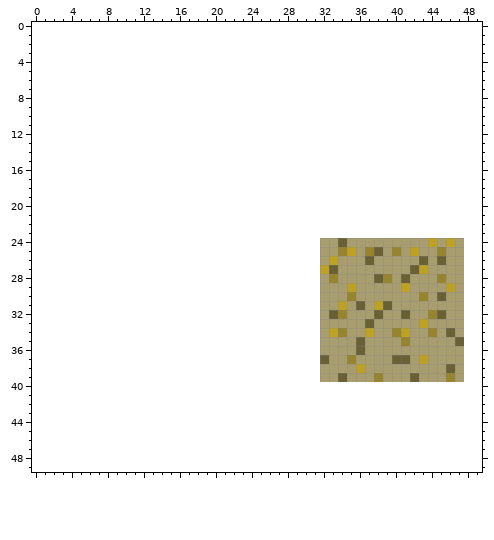
Pixel-art sprite, stored at images/tiles/sand.png. Above: the version before the commit.
The file is 16x16 pixels. The old version is drawn lined up with the new one, on the new canvas.
The same view after the edit:
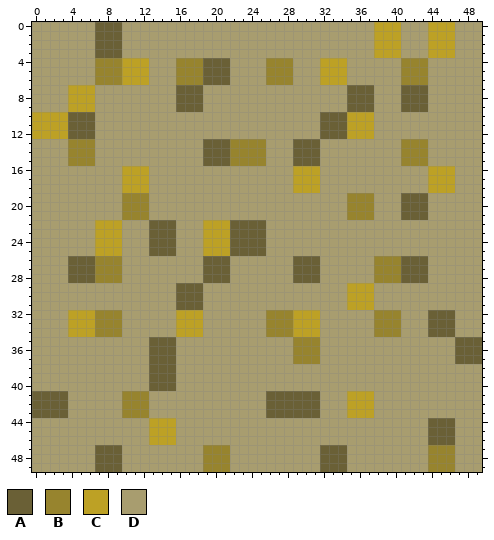
Palette (. is transparent): A #6a6036  B #97842e  C #bda125  D #a89d6f
Edits made:
canvas 16x16 -> 50x50, the old top-left corner now at 32,24
Changed rows in their new state; - is an unchanged pixel.
first column x 0:
 0 DDDDDDDAAADDDDDDDDDDDDDDDDDDDDDDDDDDDDCCCDDDCCCDDD
 1 DDDDDDDAAADDDDDDDDDDDDDDDDDDDDDDDDDDDDCCCDDDCCCDDD
 2 DDDDDDDAAADDDDDDDDDDDDDDDDDDDDDDDDDDDDCCCDDDCCCDDD
 3 DDDDDDDAAADDDDDDDDDDDDDDDDDDDDDDDDDDDDCCCDDDCCCDDD
 4 DDDDDDDBBBCCCDDDBBBAAADDDDBBBDDDCCCDDDDDDBBBDDDDDD
 5 DDDDDDDBBBCCCDDDBBBAAADDDDBBBDDDCCCDDDDDDBBBDDDDDD
 6 DDDDDDDBBBCCCDDDBBBAAADDDDBBBDDDCCCDDDDDDBBBDDDDDD
 7 DDDDCCCDDDDDDDDDAAADDDDDDDDDDDDDDDDAAADDDAAADDDDDD
 8 DDDDCCCDDDDDDDDDAAADDDDDDDDDDDDDDDDAAADDDAAADDDDDD
 9 DDDDCCCDDDDDDDDDAAADDDDDDDDDDDDDDDDAAADDDAAADDDDDD
10 CCCCAAADDDDDDDDDDDDDDDDDDDDDDDDDAAACCCDDDDDDDDDDDD
11 CCCCAAADDDDDDDDDDDDDDDDDDDDDDDDDAAACCCDDDDDDDDDDDD
12 CCCCAAADDDDDDDDDDDDDDDDDDDDDDDDDAAACCCDDDDDDDDDDDD
13 DDDDBBBDDDDDDDDDDDDAAABBBBDDDAAADDDDDDDDDBBBDDDDDD
14 DDDDBBBDDDDDDDDDDDDAAABBBBDDDAAADDDDDDDDDBBBDDDDDD
15 DDDDBBBDDDDDDDDDDDDAAABBBBDDDAAADDDDDDDDDBBBDDDDDD
16 DDDDDDDDDDCCCDDDDDDDDDDDDDDDDCCCDDDDDDDDDDDDCCCDDD
17 DDDDDDDDDDCCCDDDDDDDDDDDDDDDDCCCDDDDDDDDDDDDCCCDDD
18 DDDDDDDDDDCCCDDDDDDDDDDDDDDDDCCCDDDDDDDDDDDDCCCDDD
19 DDDDDDDDDDBBBDDDDDDDDDDDDDDDDDDDDDDBBBDDDAAADDDDDD
20 DDDDDDDDDDBBBDDDDDDDDDDDDDDDDDDDDDDBBBDDDAAADDDDDD
21 DDDDDDDDDDBBBDDDDDDDDDDDDDDDDDDDDDDBBBDDDAAADDDDDD
22 DDDDDDDCCCDDDAAADDDCCCAAAADDDDDDDDDDDDDDDDDDDDDDDD
23 DDDDDDDCCCDDDAAADDDCCCAAAADDDDDDDDDDDDDDDDDDDDDDDD
24 DDDDDDDCCCDDDAAADDDCCCAAAADDDDDD--D---------D-D-DD
25 DDDDDDDCCCDDDAAADDDCCCAAAADDDDDD--DD-DD-D-D--D--DD
26 DDDDAAABBBDDDDDDDDDAAADDDDDDDAAA-D---DBBBAA--D--DD
27 DDDDAAABBBDDDDDDDDDAAADDDDDDDAAADD----BBBA-A----DD
28 DDDDAAABBBDDDDDDDDDAAADDDDDDDAAA-D----B-B-AA-D--DD
29 DDDDDDDDDDDDDDDDAAADDDDDDDDDDDDD----CC---D----D-DD
30 DDDDDDDDDDDDDDDDAAADDDDDDDDDDDDD---CCC-----D-D--DD
31 DDDDDDDDDDDDDDDDAAADDDDDDDDDDDDD--DCCCDD--------DD
32 DDDDCCCBBBDDDDDDCCCDDDDDDDBBBCCC-DD---BBBD--A-A-DD
33 DDDDCCCBBBDDDDDDCCCDDDDDDDBBBCCC-----DBBB--DAAA-DD
34 DDDDCCCBBBDDDDDDCCCDDDDDDDBBBCCC-DD--DBB-D--AA--DD
35 DDDDDDDDDDDDDAAADDDDDDDDDDDDDBBB----D----D------AA
36 DDDDDDDDDDDDDAAADDDDDDDDDDDDDBBB----D----------AAA
37 DDDDDDDDDDDDDAAADDDDDDDDDDDDDBBBD--D----DD-D---AAA
38 DDDDDDDDDDDDDAAADDDDDDDDDDDDDDDD----D---------D-DD
39 DDDDDDDDDDDDDAAADDDDDDDDDDDDDDDD--D---D---D---D-DD
40 DDDDDDDDDDDDDAAADDDDDDDDDDDDDDDDDDDDDDDDDDDDDDDDDD
41 AAAADDDDDDBBBDDDDDDDDDDDDDAAAAAADDDCCCDDDDDDDDDDDD
42 AAAADDDDDDBBBDDDDDDDDDDDDDAAAAAADDDCCCDDDDDDDDDDDD
43 AAAADDDDDDBBBDDDDDDDDDDDDDAAAAAADDDCCCDDDDDDDDDDDD
44 DDDDDDDDDDDDDCCCDDDDDDDDDDDDDDDDDDDDDDDDDDDDAAADDD
45 DDDDDDDDDDDDDCCCDDDDDDDDDDDDDDDDDDDDDDDDDDDDAAADDD
46 DDDDDDDDDDDDDCCCDDDDDDDDDDDDDDDDDDDDDDDDDDDDAAADDD
47 DDDDDDDAAADDDDDDDDDBBBDDDDDDDDDDAAADDDDDDDDDBBBDDD
48 DDDDDDDAAADDDDDDDDDBBBDDDDDDDDDDAAADDDDDDDDDBBBDDD
49 DDDDDDDAAADDDDDDDDDBBBDDDDDDDDDDAAADDDDDDDDDBBBDDD
Where, in picture pixels (left, top, right, bottom), the same in both pictures:
changed: (32, 22, 482, 472)
